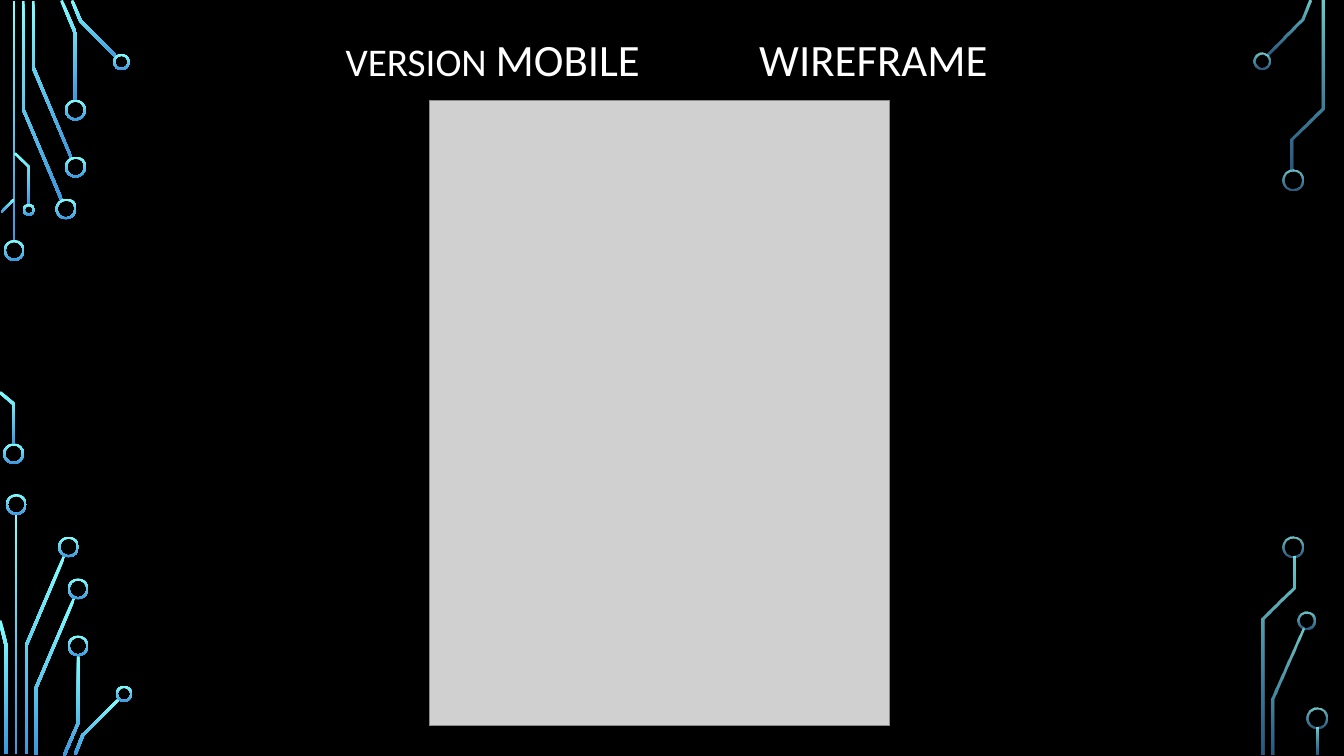
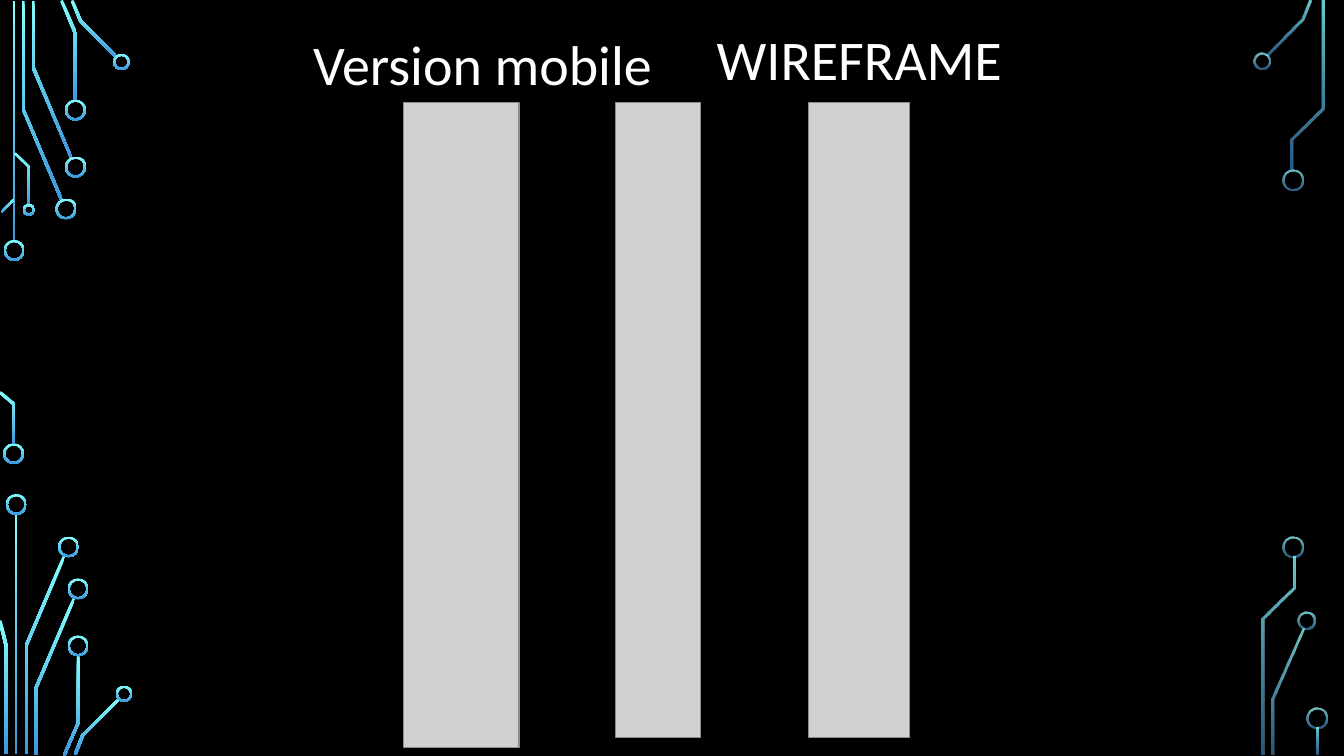
Before and after one commit to ossallaoui/Maquettage-d-un-siteweb-pour-une-cha-ne-de-restaurants, a slide deck: slide 5 of Raport de projet/Le site web/WENDy’s.pptx. Drawn at 1344x756 pixels with LibreOffice and Linux fonts; fonts in the diff are those of the drawing; grey boxes stand for pictures; background and template pictures are left out. Boxes give left, top, right and bottom in pixels: in the first picture for what was removed or moved away, otherwise in the second. Text is boxed around its words. In the diff, an @@ line names an element or a change of style, - is before the commit and + after.

```diff
--- a/Raport de projet/Le site web/WENDy’s.pptx
+++ b/Raport de projet/Le site web/WENDy’s.pptx
@@ text "Version mobile" at box(313, 46, 652, 86): vertical alignment bottom to top @@
@@ title "WIREFRAME": place and size @@
-title "WIREFRAME" at box(759, 47, 987, 76)
+title "WIREFRAME" at box(717, 44, 1002, 80)
@@ title "WIREFRAME" at box(717, 44, 1002, 80): size 32 to 40 pt; alignment left to centre; less space between paragraphs; vertical alignment bottom to middle @@
@@ text at box(313, 46, 652, 86): text changed; size 28 to 40 pt @@
-VERSION MOBILE
+Version mobile
@@ picture added at box(404, 103, 519, 748) @@
@@ picture removed at box(430, 101, 890, 726) @@
@@ picture added at box(616, 103, 702, 738) @@
@@ picture added at box(809, 103, 909, 738) @@
```
Also in this commit, not shown: 1 other slide changed, 9 other files.
